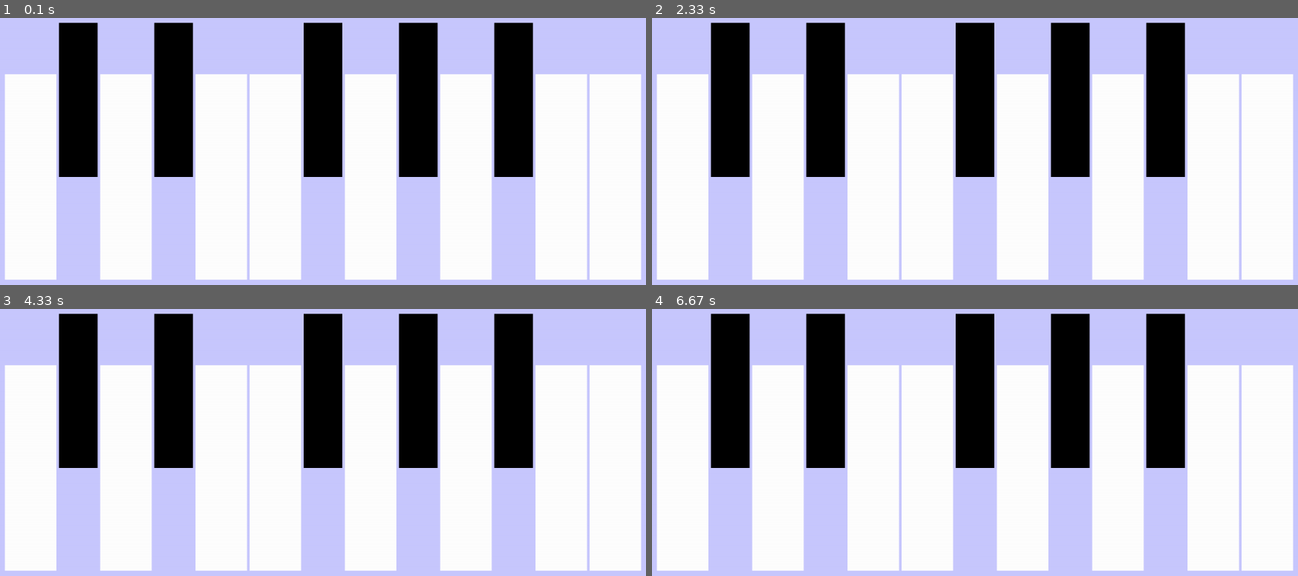
Above: before the commit, frames 1-4 (two rows, left to right).
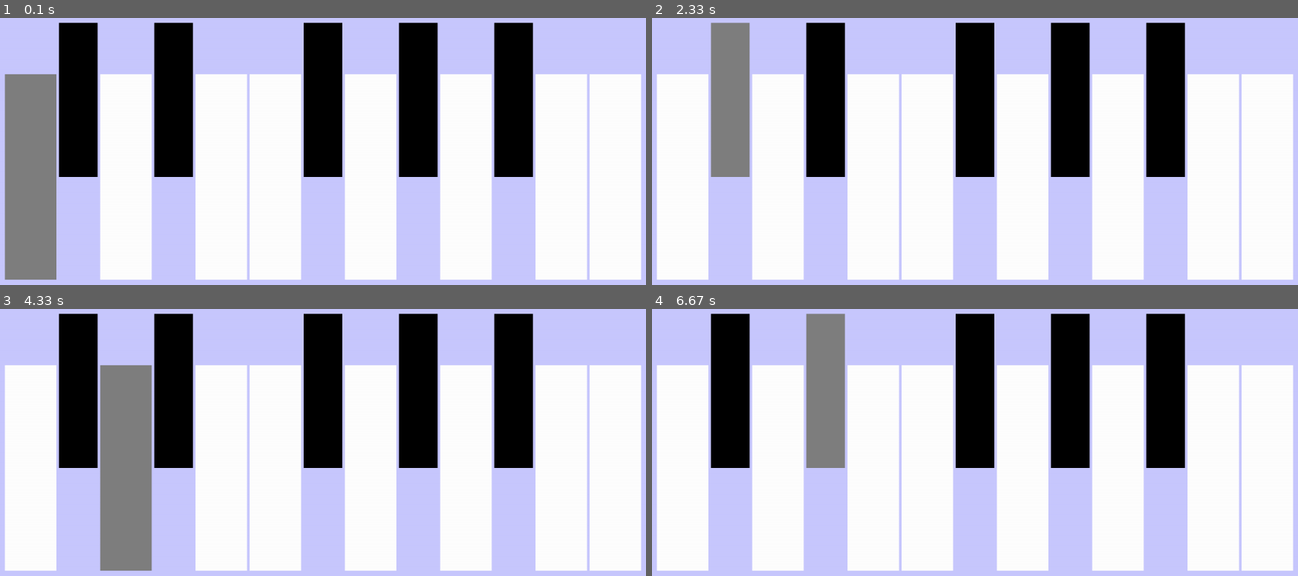
Above: after the commit, the same moments.

Repository: MICHGIL/KCK_projekt2
Game: pygame game, started from pianopygame.py
Two runs of this game, one before a commit and one after it. Both use one fixed random seed, a clock stepped at 60 frames per second and the inputs below.
Inputs (mouse positions are in pixels of both pictures, inside the frame that each line leads up to):
- Up to frame 1 (0.1 s): no input
- Up to frame 2 (2.33 s): no input
- Up to frame 3 (4.33 s): move the mouse to (213, 349) at 3.83 s; click (213, 349) at 4.02 s
- Up to frame 4 (6.67 s): click (813, 530) at 6.63 s

The runs differ from the first frame. In frame 1, 6.2% of the frame differs, in the area x 0-9%, y 21-98%; in frame 2, 3.5%; in frame 3, 6.3%, in the area x 15-24%, y 21-98%; in frame 4, 3.5%.

Commit message:
Update pianopygame.py
added jumping cursor

Diff:
--- a/pianopygame.py
+++ b/pianopygame.py
@@ -1,6 +1,5 @@
 import pygame
-
-pygame.init()
+from pygame.locals import *
 
 (width, height) = (1350,700)
 background_colour = (200,200,255)
@@ -10,8 +9,15 @@
 # black_blur = (0,0,100) # można zrobić dla czarnego inny blur, ale w sumie po co
 
 screen = pygame.display.set_mode((width,height))
-pygame.display.set_caption('PerfectPiano')
+pygame.display.set_caption('PerfectPiano (nope)')
 screen.fill(background_colour)
+cursor_positions = [[50+0.5*100,150+0.5*400],[155+0.5*75,50+0.5*300],[235+0.5*100,150+0.5*400],[340+0.5*75,50+0.5*300],[420+0.5*100,150+0.5*400],
+                            [525+0.5*100,150+0.5*400],[630+0.5*75,50+0.5*300],[710+0.5*100,150+0.5*400],[815+0.5*75,50+0.5*300],[895+0.5*100,150+0.5*400],
+                            [1000+0.5*75,50+0.5*300],[1080+0.5*100,150+0.5*400],[1185+0.5*100,150+0.5*400]]
+k = 0
+
+def cursor_jump():
+    print(pygame.mouse.set_pos(cursor_positions[k]))
 
 def keys (x, y, width, height, inactive_button, active_button, action=None):
     cursor = pygame.mouse.get_pos()
@@ -61,6 +67,8 @@
     else:
         pygame.draw.rect(screen,inactive_button,(x,y,width,height))
 
+pygame.init()
+pygame.time.set_timer(USEREVENT+1, 2000)
 pygame.display.flip()
 
 running = True
@@ -78,10 +86,18 @@
     keys(1000,50,75,300,black,white_blur,action="As_sound")
     keys(1080,150,100,400,white,white_blur,action="H_sound")
     keys(1185,150,100,400,white,white_blur,action="C1_sound")
+    start = pygame.mouse.set_pos(cursor_positions[k])
 
     for event in pygame.event.get():
-        if event.type == pygame.QUIT:  # If user clicked close
-            running = False  # Flag that we are done so we exit this loop
+        if event.type == USEREVENT+1:
+            if k == 12:
+                k = 0
+                cursor_jump()
+            else:
+                k += 1
+                cursor_jump()
+        if event.type == pygame.KEYDOWN and event.key == pygame.K_ESCAPE:   # If user clicked escape key
+            running = False     # Flag that we are done so we exit this loop
 
         pygame.display.update()
 
